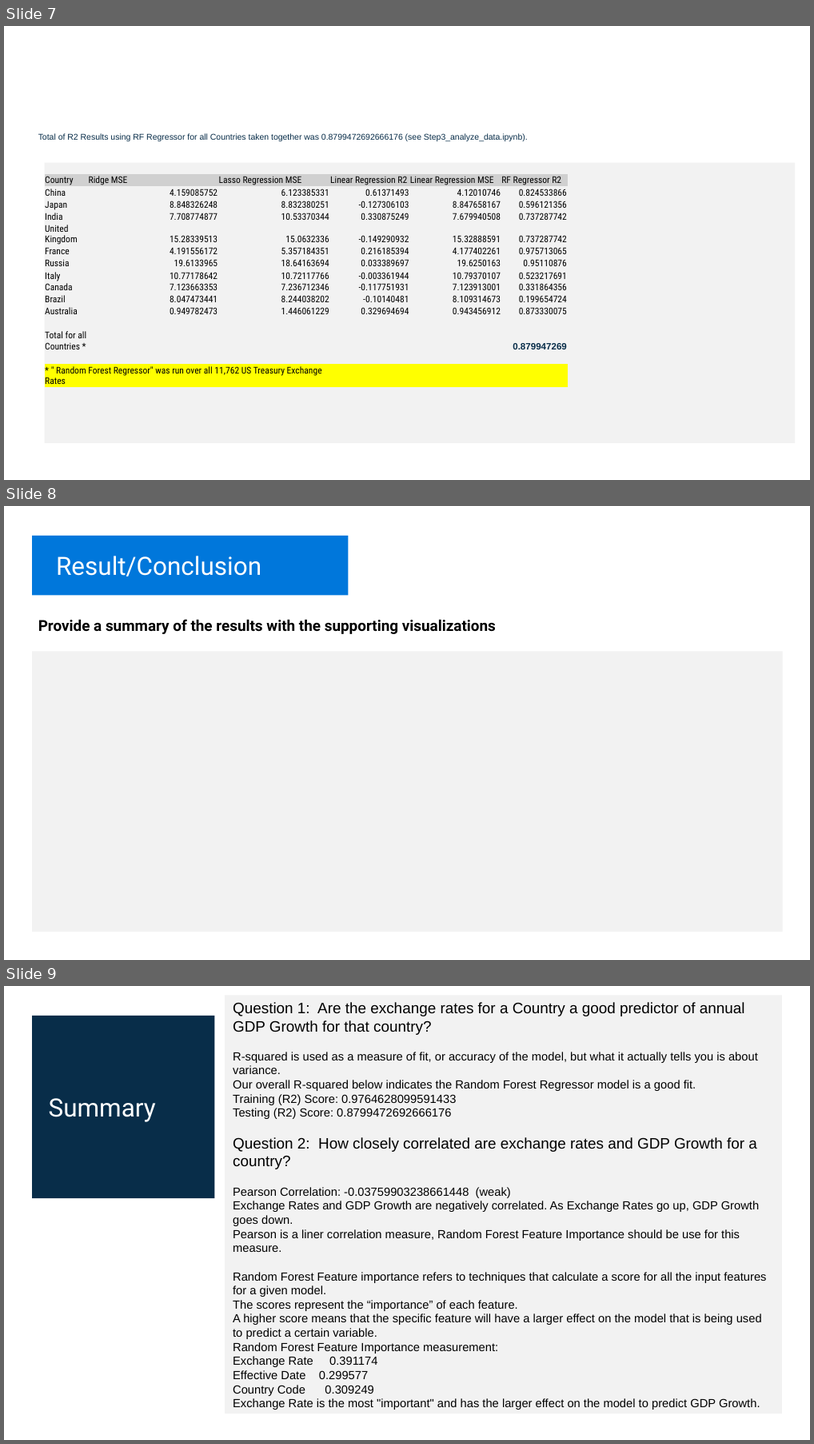
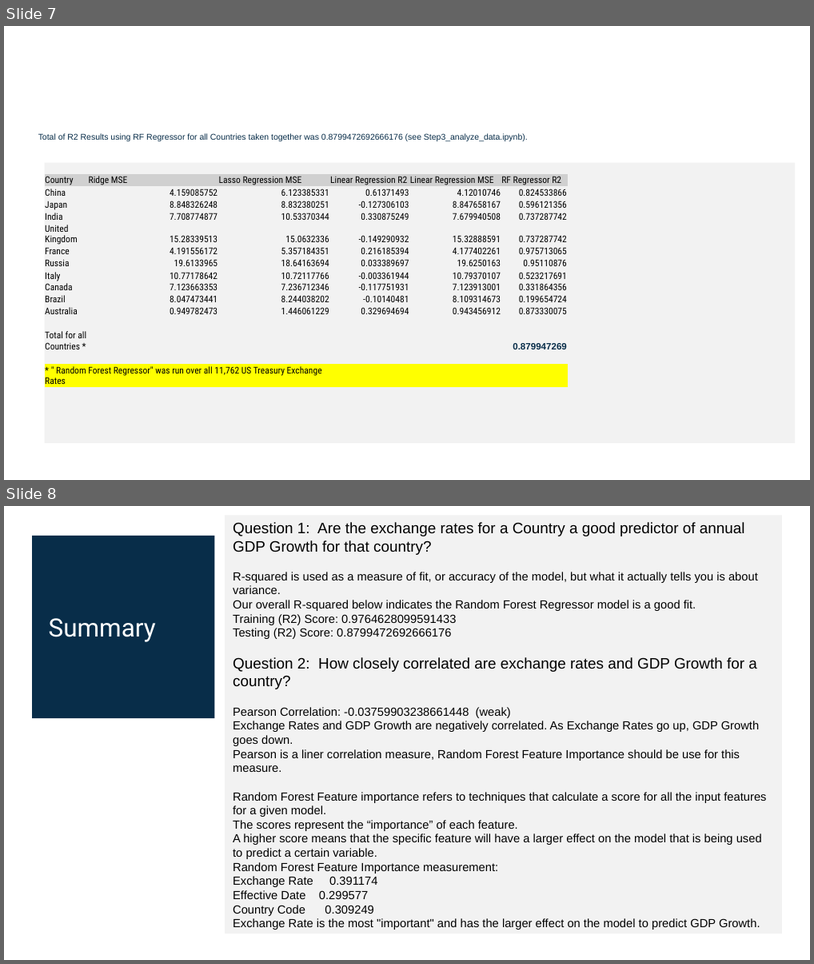
Before and after one commit to tbrown14611/Project_2, a slide deck: Team_3_AI_Bootcamp_Project_2.pptx. Shown one above the other, each under a label of ours: slides 7, 8 and 9 before the commit, slides 7 and 8 after it. The pictures are 814x1444 and 814x964 pixels, drawn with LibreOffice and Linux fonts; fonts in the diff are those of the drawing. Boxes give left, top, right and bottom in pixels: in the first picture for what was removed or moved away, otherwise in the second. Text is boxed around its words. In the diff, an @@ line names an element or a change of style, - is before the commit and + after.

```diff
--- a/Team_3_AI_Bootcamp_Project_2.pptx
+++ b/Team_3_AI_Bootcamp_Project_2.pptx
@@ slide 8 removed at [4,506,810,960], background #FFFFFF @@
@@ rectangle removed at [33,536,349,596] @@
@@ text removed at [56,556,262,576] @@
-Result/Conclusion
@@ text removed at [38,619,496,634] @@
-Provide a summary of the results with the supporting visualizations
@@ rectangle removed at [33,651,784,932] @@
@@ what was slide 9 is now slide 8 @@
```
Also in this commit, not shown: 1 other slide removed, 1 other file.
